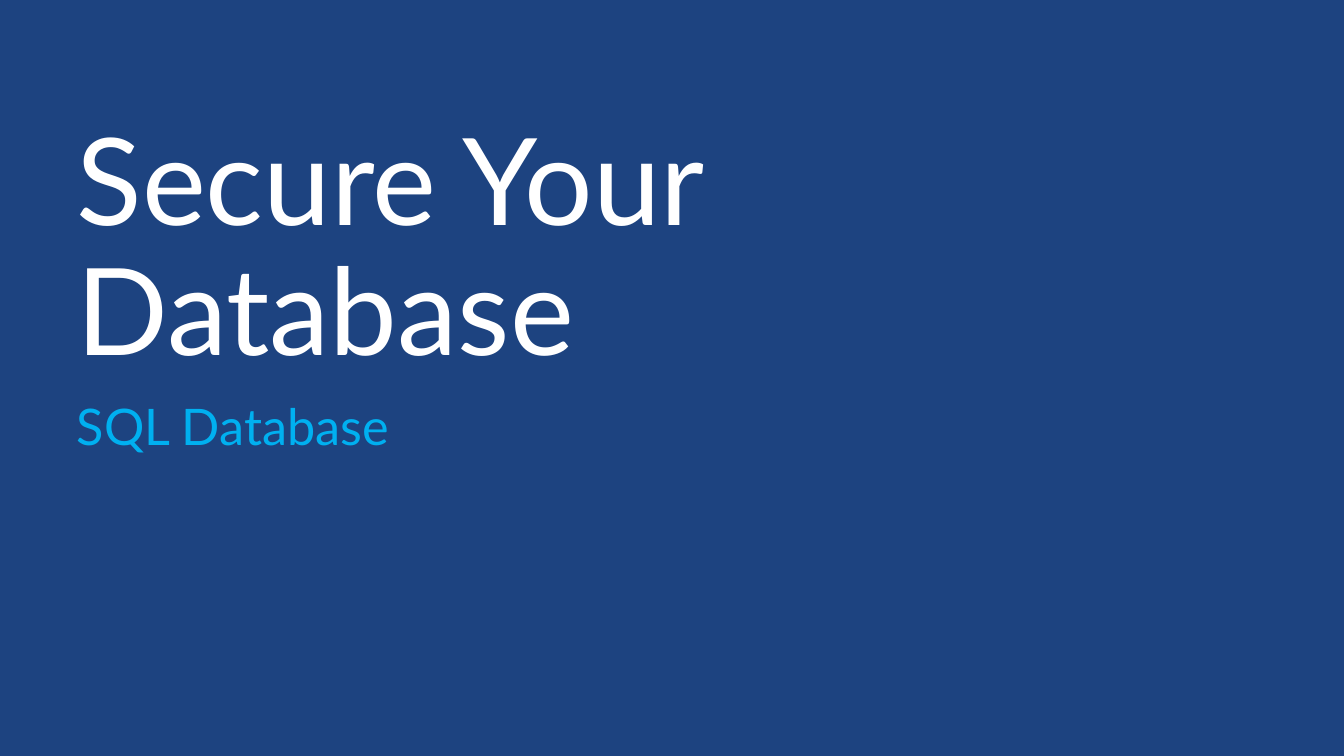
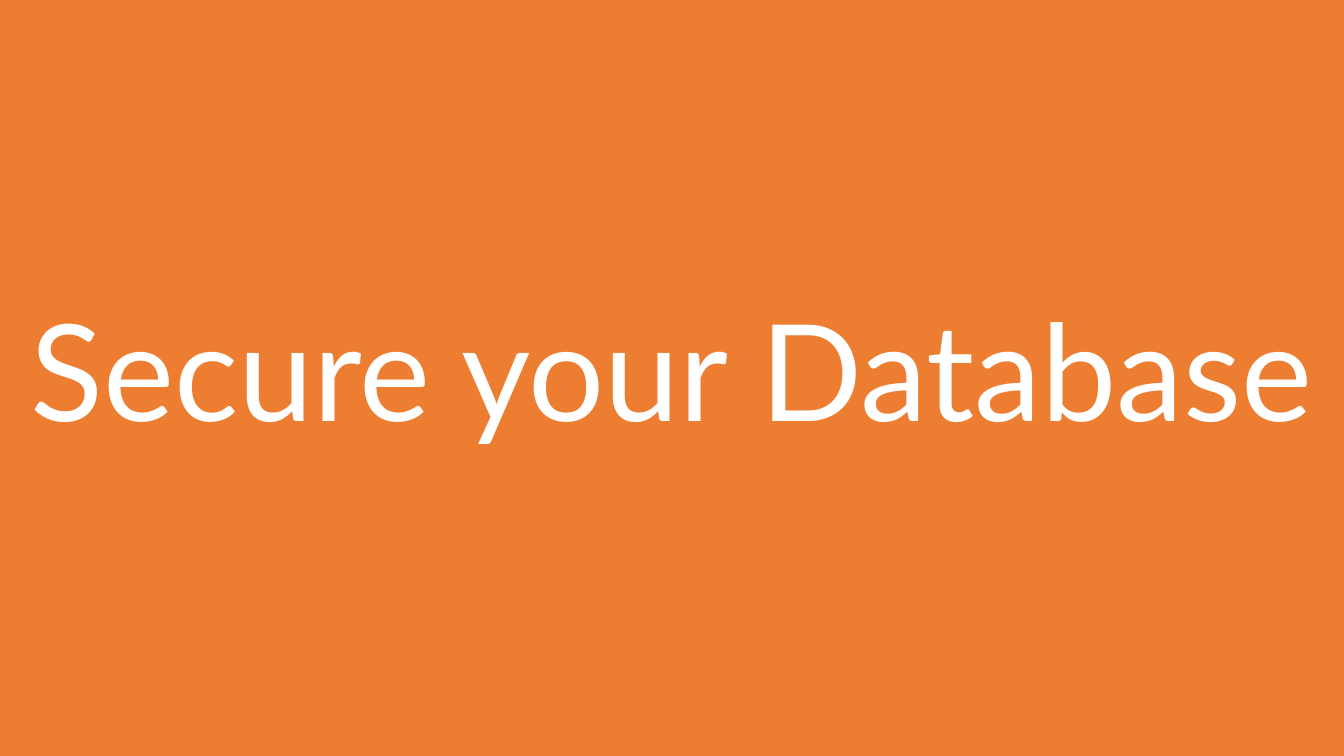
Before and after one commit to sack212/BasicAzureCamp, a slide deck: slide 33 of Data/Data.pptx (slide 18 before the commit). Drawn at 1344x756 pixels with LibreOffice and Linux fonts; fonts in the diff are those of the drawing; background and template pictures are left out. Boxes give left, top, right and bottom in pixels: in the first picture for what was removed or moved away, otherwise in the second. Text is boxed around its words. In the diff, an @@ line names an element or a change of style, - is before the commit and + after.

```diff
--- a/Data/Data.pptx
+++ b/Data/Data.pptx
@@ background picture (left out) to #ED7D31 @@
@@ title "Secure your Database" at (x1=31, y1=322, x2=1313, y2=444): vertical alignment bottom to middle @@
@@ title at (x1=31, y1=322, x2=1313, y2=444): text changed; size 86.4 to 96 pt @@
-Secure Your
-Database
+Secure your Database
@@ subtitle removed at (x1=77, y1=408, x2=389, y2=453) @@
-SQL Database
```
Also in this commit, not shown: 79 other slides changed, 21 slides added.
